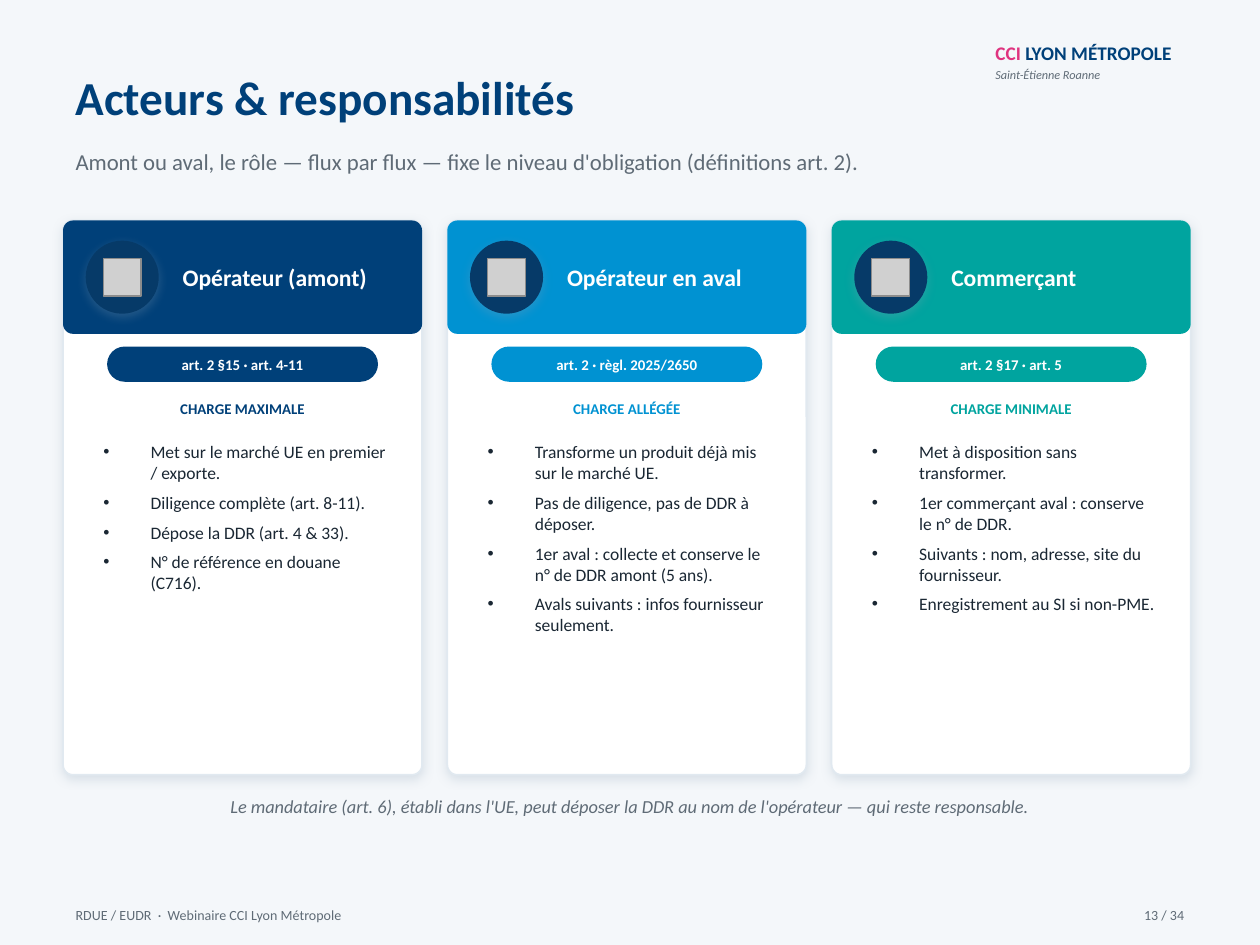
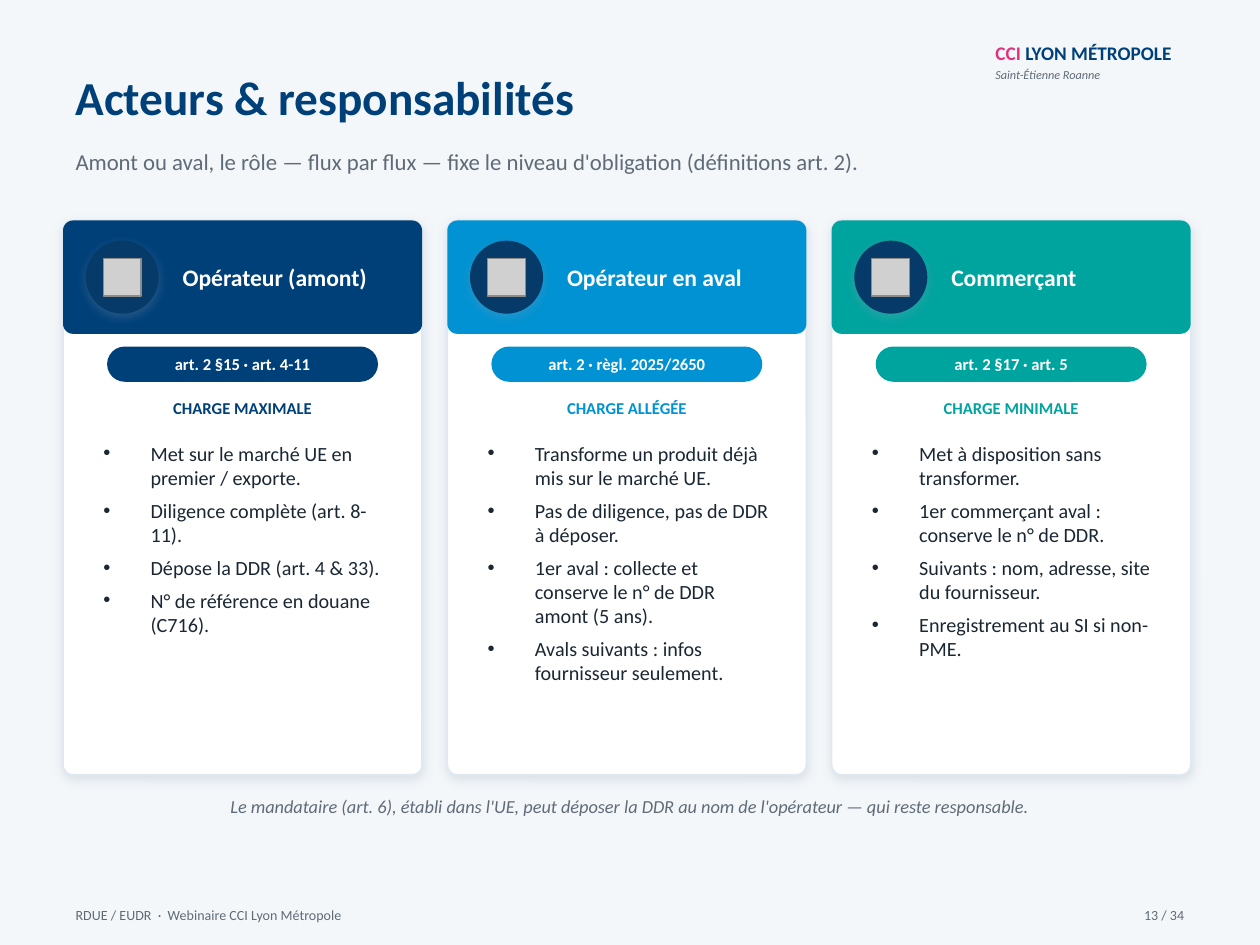
Before and after one commit to houdazebar-collab/veille-douane-test, a slide deck: slide 13 of webinaire-rdue-2026-09-24/AtelierRDUECCI_revu_2026-09-16.pptx. Drawn at 1260x945 pixels with LibreOffice and Linux fonts; fonts in the diff are those of the drawing; grey boxes stand for pictures. Boxes give left, top, right and bottom in pixels: in the first picture for what was removed or moved away, otherwise in the second. Text is boxed around its words. In the diff, an @@ line names an element or a change of style, - is before the commit and + after.

```diff
--- a/webinaire-rdue-2026-09-24/AtelierRDUECCI_revu_2026-09-16.pptx
+++ b/webinaire-rdue-2026-09-24/AtelierRDUECCI_revu_2026-09-16.pptx
@@ size 8.5 to 9.5 pt in 6 elements at bbox=[175, 358, 310, 371], bbox=[173, 403, 312, 414], bbox=[548, 358, 705, 373], bbox=[567, 401, 687, 414], bbox=[954, 358, 1067, 371], bbox=[944, 403, 1079, 414] @@
@@ size 10 to 11.5 pt in 3 elements at bbox=[151, 447, 380, 635], bbox=[535, 447, 768, 680], bbox=[919, 447, 1150, 656] @@
```
Also in this commit, not shown: 12 other slides changed, 4 other files.
